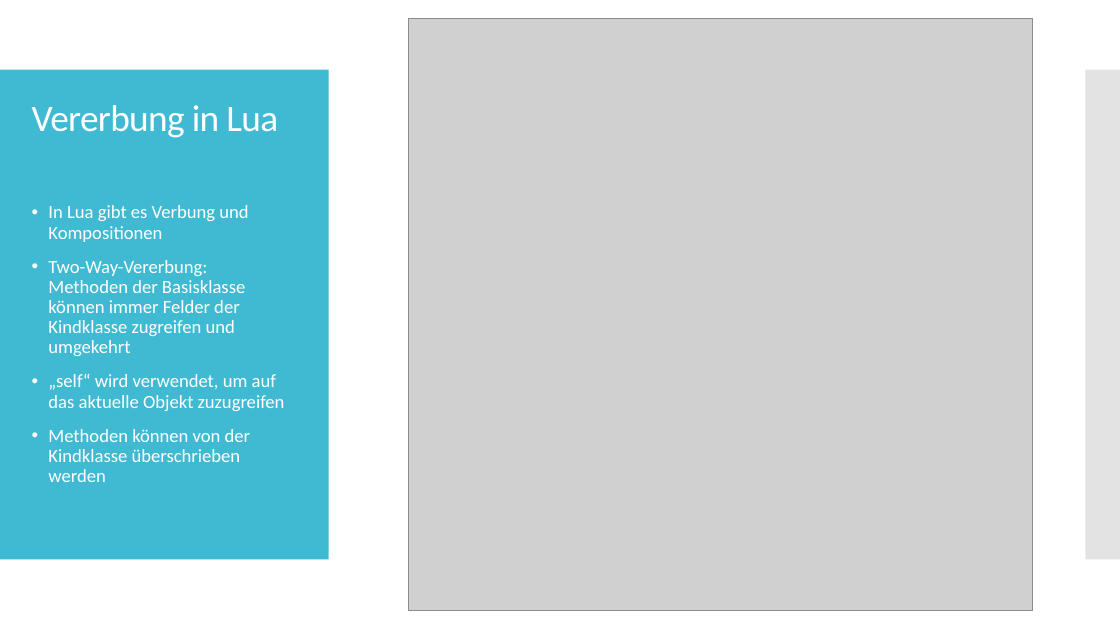
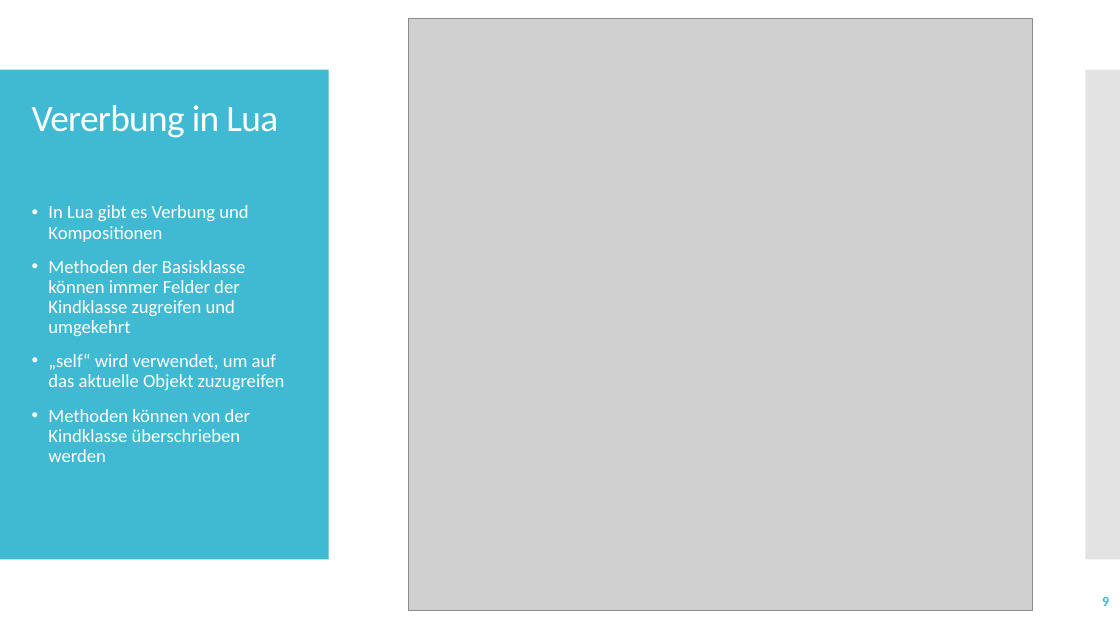
Before and after one commit to semi-doer/kp-semi-hasani, a slide deck: slide 9 of presentation/kp-semi-hasani-prensentation.pptx. Drawn at 1120x630 pixels with LibreOffice and Linux fonts; fonts in the diff are those of the drawing; grey boxes stand for pictures. Boxes give left, top, right and bottom in pixels: in the first picture for what was removed or moved away, otherwise in the second. Text is boxed around its words. In the diff, an @@ line names an element or a change of style, - is before the commit and + after.

```diff
--- a/presentation/kp-semi-hasani-prensentation.pptx
+++ b/presentation/kp-semi-hasani-prensentation.pptx
@@ text at (x1=48, y1=260, x2=245, y2=336): text changed @@
-• Two-Way-Vererbung: Methoden der Basisklasse können immer Felder der Kindklasse zugreifen und umgekehrt
+• Methoden der Basisklasse können immer Felder der Kindklasse zugreifen und umgekehrt
@@ page number added at (x1=1102, y1=597, x2=1109, y2=606), 12 pt, text #40BAD2, bold @@
+9
```
Also in this commit, not shown: 10 other slides changed, 1 slide removed, 2 other files.
